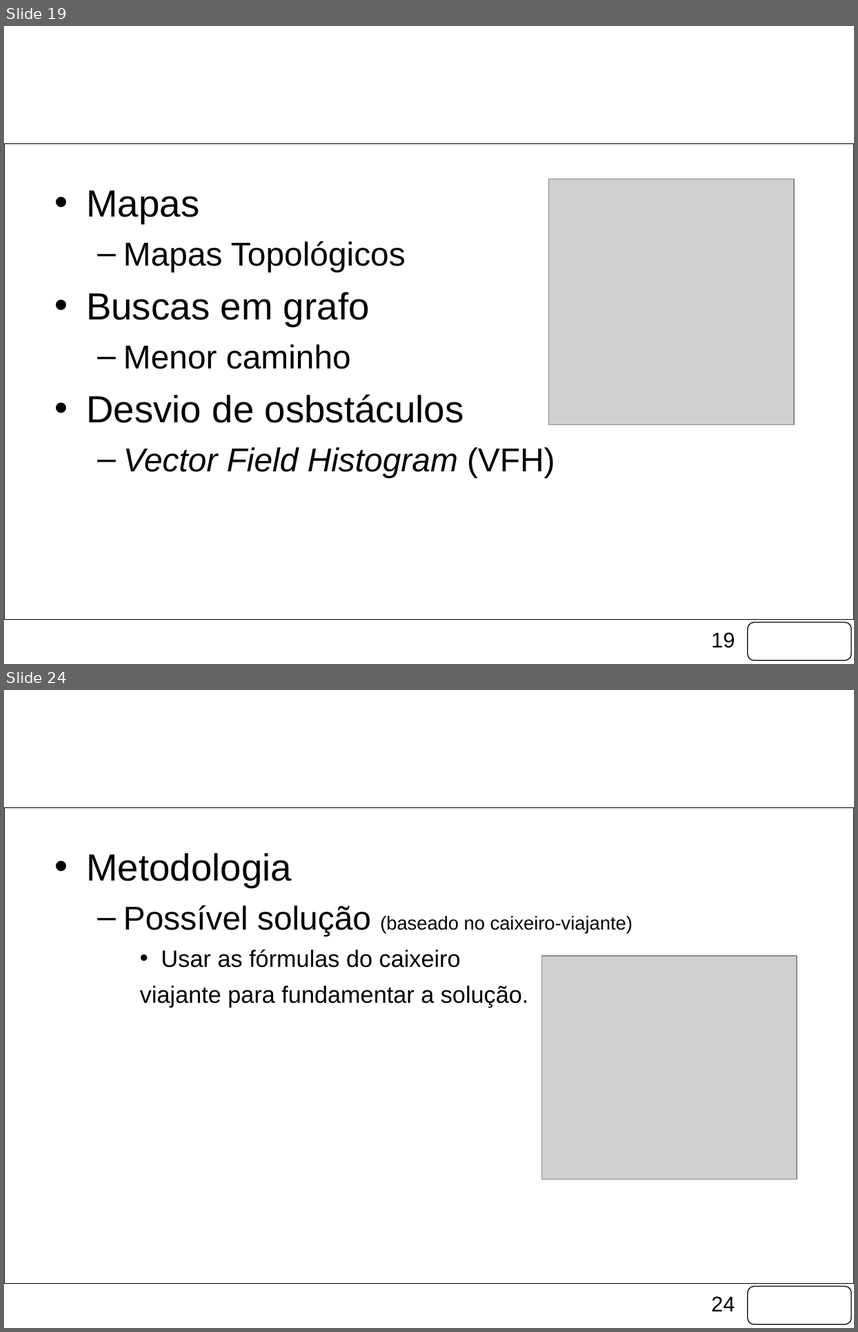
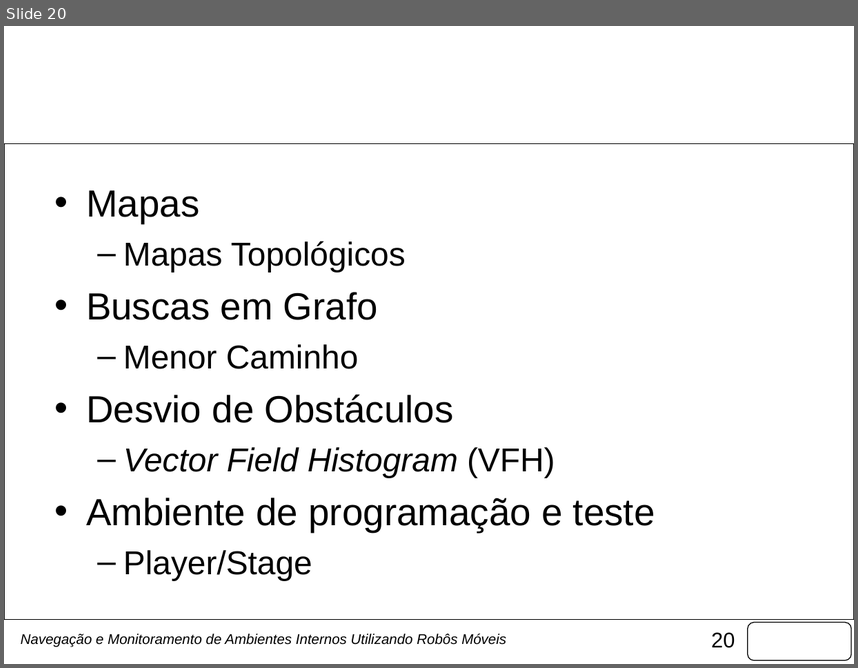
Before and after one commit to fongoses/robo2, a slide deck: documentos/Apresentação Março.pptx. Shown one above the other, each under a label of ours: slides 19 and 24 before the commit, slide 20 after it; the slides between them are not shown. The pictures are 858x1332 and 858x668 pixels, drawn with LibreOffice and Linux fonts; fonts in the diff are those of the drawing; grey boxes stand for pictures; background and template pictures are left out. Boxes give left, top, right and bottom in pixels: in the first picture for what was removed or moved away, otherwise in the second. Text is boxed around its words. In the diff, an @@ line names an element or a change of style, - is before the commit and + after.

```diff
--- a/documentos/Apresentação Março.pptx
+++ b/documentos/Apresentação Março.pptx
@@ slide 24 removed at (4,690,854,1328), background picture (left out); not listed: 3 template elements that a slide beside it also shows @@
@@ title removed at (47,716,811,821) @@
-Projeto
@@ text removed at (86,853,633,1007) @@
-• Metodologia
-  – Possível solução (baseado no caixeiro-viajante)
-    • Usar as fórmulas do caixeiro
-    viajante para fundamentar a solução.
@@ picture removed at (542,955,797,1179) @@
@@ what was slide 19 is now slide 20 @@
@@ slide 20 changed as well @@
@@ picture removed at (549,179,795,425) @@
@@ text at (86,292,454,423): text changed @@
-• Buscas em grafo
-  – Menor caminho
-• Desvio de osbstáculos
+• Buscas em Grafo
+  – Menor Caminho
+• Desvio de Obstáculos
@@ text at (86,497,655,580): paragraphs added @@
+• Ambiente de programação e teste
+  – Player/Stage
@@ text added at (21,633,506,647), 12 pt, text #000000, italic @@
+Navegação e Monitoramento de Ambientes Internos Utilizando Robôs Móveis
@@ page number at (711,632,735,648): text changed @@
-19
+20
```
Also in this commit, not shown: 22 other slides changed, 26 slides added, 4 other slides removed, 6 other files.
